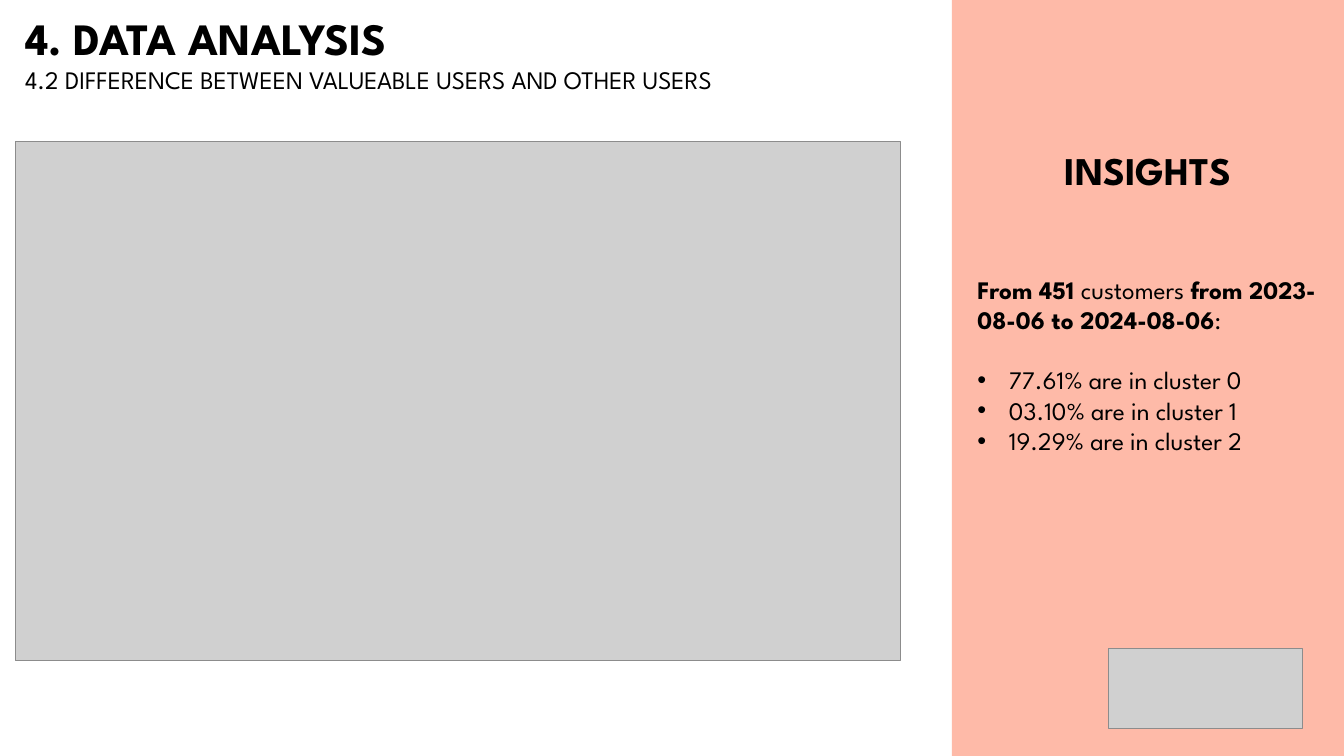
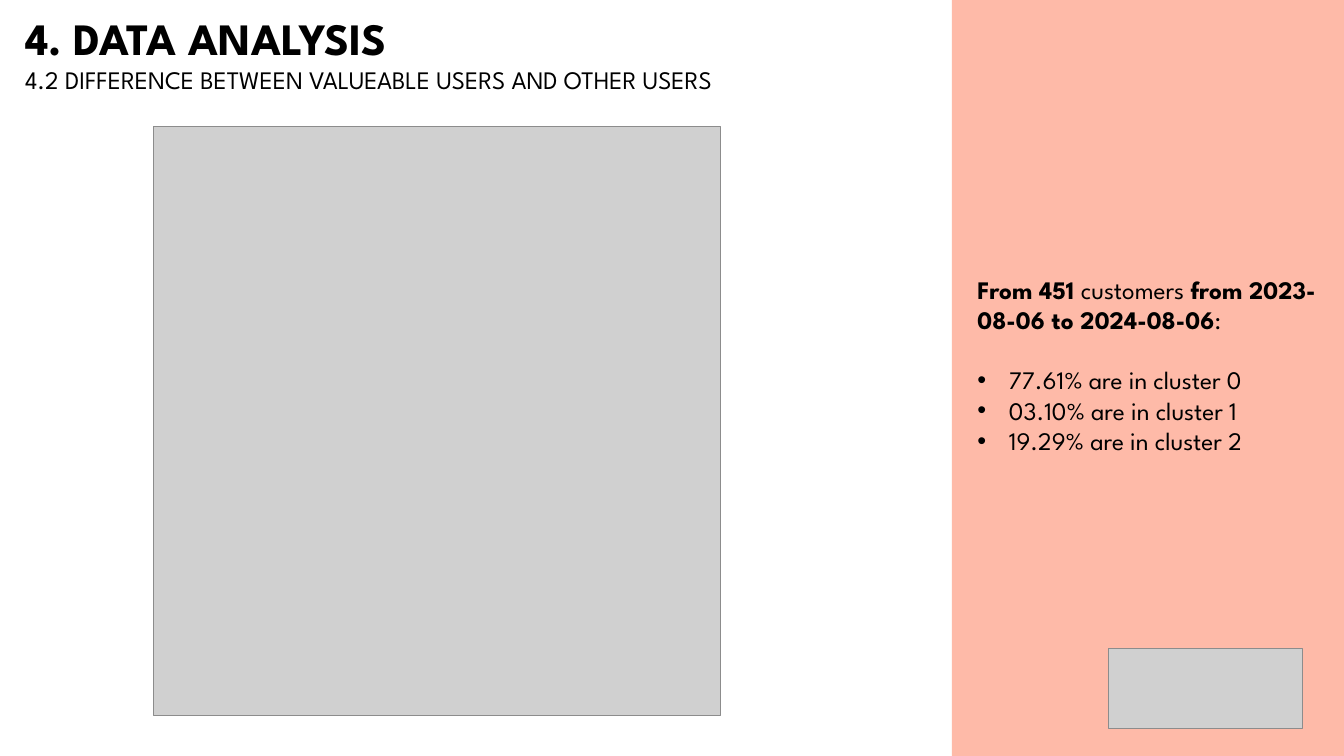
Before and after one commit to bbucalonserra/sales-membership-analysis, a slide deck: slide 28 of presentation.pptx (slide 25 before the commit). Drawn at 1344x756 pixels with LibreOffice and Linux fonts; fonts in the diff are those of the drawing; grey boxes stand for pictures. Boxes give left, top, right and bottom in pixels: in the first picture for what was removed or moved away, otherwise in the second. Text is boxed around its words. In the diff, an @@ line names an element or a change of style, - is before the commit and + after.

```diff
--- a/presentation.pptx
+++ b/presentation.pptx
@@ picture: place and size @@
-picture at [15, 141, 900, 660]
+picture at [153, 126, 720, 716]
@@ text removed at [1065, 158, 1231, 186] @@
-INSIGHTS
```
Also in this commit, not shown: 10 other slides changed, 7 slides added, 2 other files.
